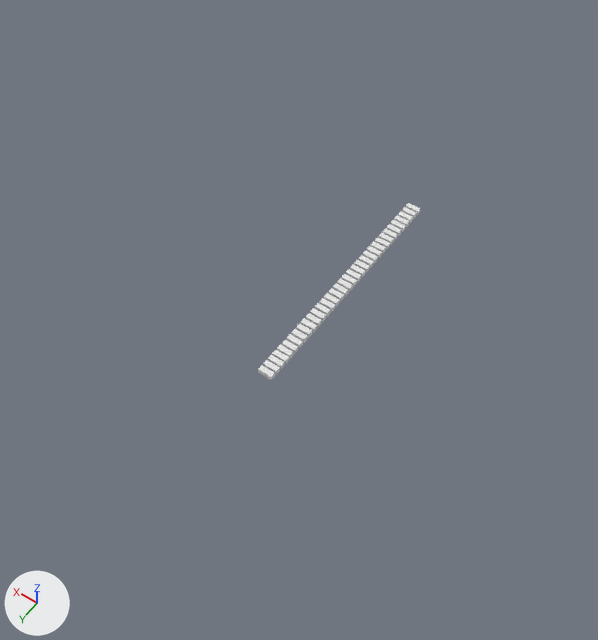
The glTF model models/escaliers.glb as it was, and as the next commit left it.
Camera for both pictures: a camera (50 mm lens) standing at (-42.8, 41.7, 98.8) and looking at (1.1, -19.8, 2.2). Arrows for +X, +Y and +Z are at lower left; the lights stay in place. Where no turn or scale is listed for an object, it has been applied to the vertices. Vertices at the same position are counted once.
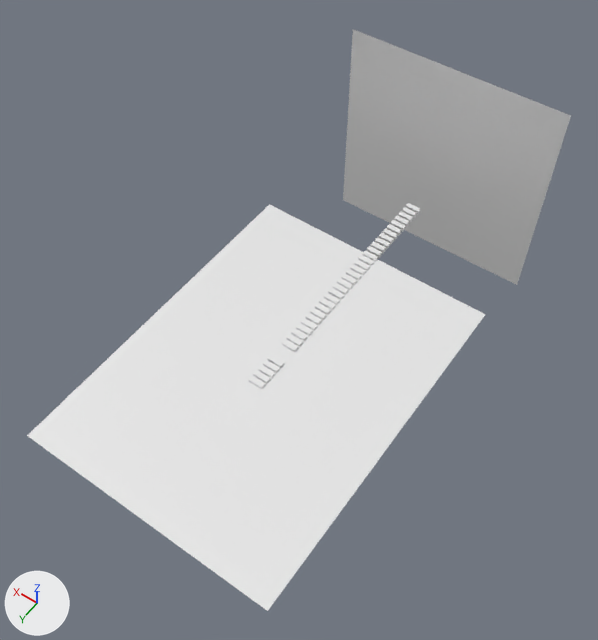
Pixel boxes [x1, y1, x2, y2] of what changed, in the pictures (598 x 640 px):
'Plane', added
    after: [27, 204, 486, 611]
'Plane.007', added
    after: [343, 29, 571, 285]
'Cube', mesh moved
    before: [258, 344, 293, 380]
    after: [249, 355, 284, 389]

The change, as a list of edits to the scene's bpy script:
```text
Change me_cube_001:
    where me_cube_001.from_pydata(...)  # 40 vertices, 60 faces; spans x -1.18..1.18, y -5.01..0.44, z -0.44..0.44
    used by ob_cube; location = (0.7, -11.1, -0.8)
    me_cube_001 part 1: the whole mesh is moved by (0.0, 2.3, 0.0)
Add me_plane_008:
    me_plane_008.from_pydata([(-20.6, -27.8, 0.0), (20.6, -27.8, 0.0), (-20.6, 27.8, 0.0), (20.6, 27.8, 0.0)], [], [(0, 1, 3), (0, 3, 2)])
Add me_plane_007:
    me_plane_007.from_pydata([(-18.9, 0.0, -18.9), (18.9, 0.0, -18.9), (-18.9, 0.0, 18.9), (18.9, 0.0, 18.9)], [], [(0, 1, 3), (0, 3, 2)])
Add ob_plane:
    ob_plane = bpy.data.objects.new('Plane', me_plane_008)
    ob_plane.location = (0.5, -11.3, -0.7)
Add ob_plane_007:
    ob_plane_007 = bpy.data.objects.new('Plane.007', me_plane_007)
    ob_plane_007.location = (0.7, -60.6, 3.3)
```
